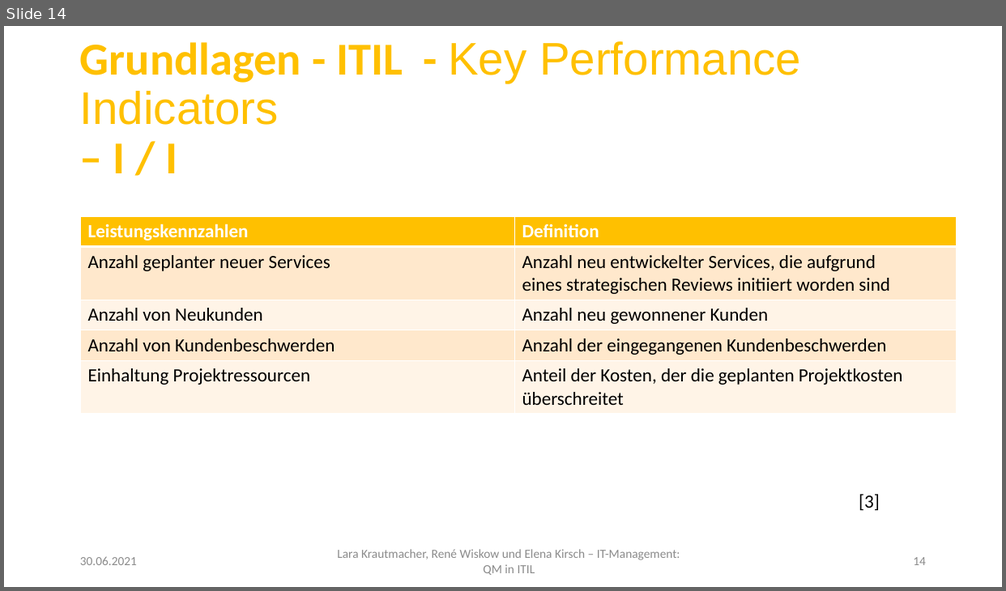
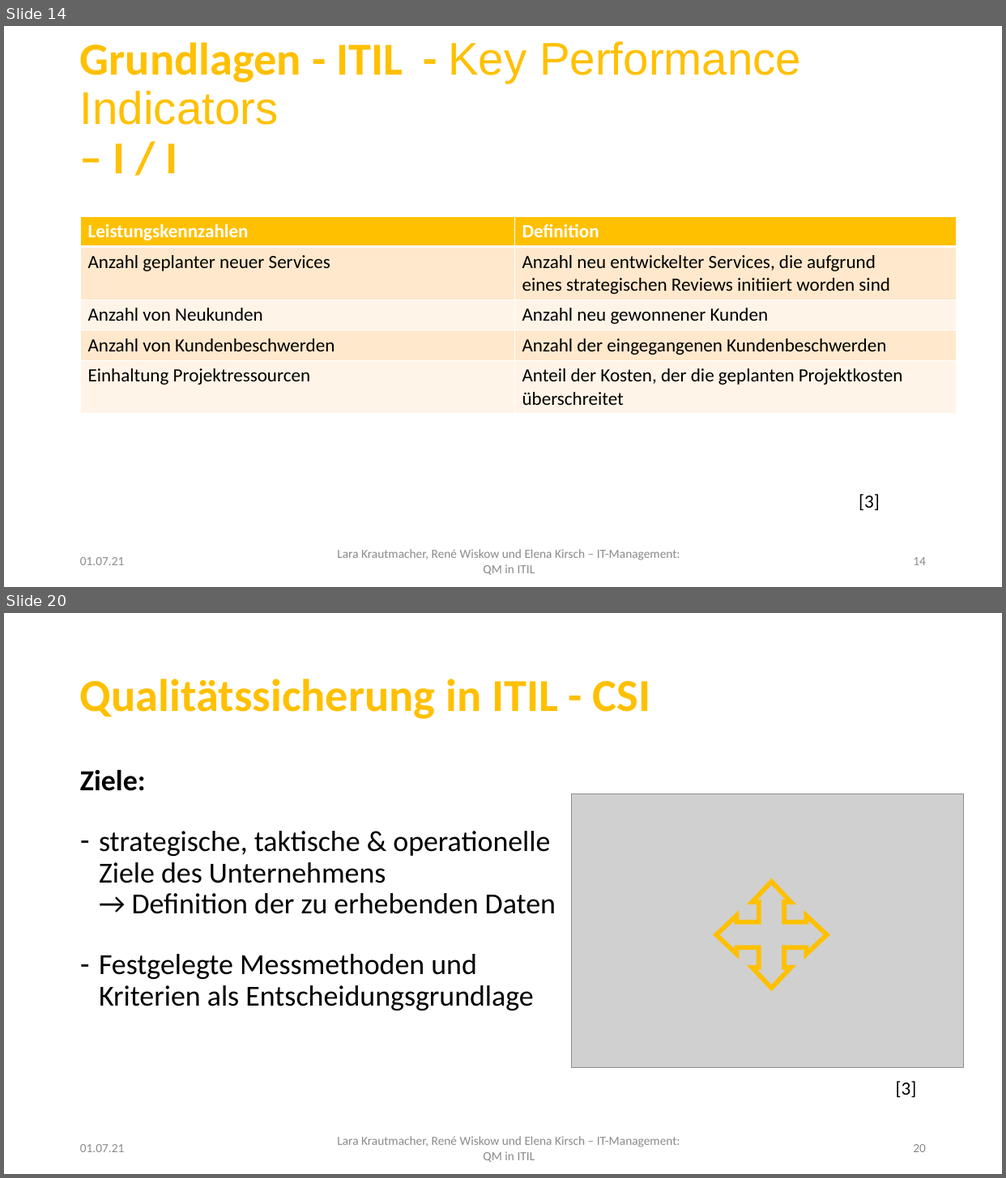
Before and after one commit to LaraKrauti/Qualitaetssicherung, a slide deck: LaraKrautmacher_RenéWiskow_ElenaKirsch_ITManagement.pptx. Shown one above the other, each under a label of ours: slide 14 before the commit, slides 14 and 20 after it; the slides between them are not shown. The pictures are 1006x591 and 1006x1178 pixels, drawn with LibreOffice and Linux fonts; fonts in the diff are those of the drawing; grey boxes stand for pictures; background and template pictures are left out. Boxes give left, top, right and bottom in pixels: in the first picture for what was removed or moved away, otherwise in the second. Text is boxed around its words. In the diff, an @@ line names an element or a change of style, - is before the commit and + after.

Commit message:
Folien Qualitätssicherung Theorie und Praxis

```diff
--- a/LaraKrautmacher_RenéWiskow_ElenaKirsch_ITManagement.pptx
+++ b/LaraKrautmacher_RenéWiskow_ElenaKirsch_ITManagement.pptx
@@ slide 20 added at <box>4,613,1002,1174</box>, background #FFFFFF; not listed: 1 template element that a slide beside it also shows @@
@@ title added at <box>80,679,651,719</box>, 44 pt, text #FFC000, bold @@
+Qualitätssicherung in ITIL - CSI
@@ text added at <box>80,769,556,1011</box>, 28 pt, text #000000 @@
+Ziele:
+– strategische, taktische & operationelle Ziele des Unternehmens
+  → Definition der zu erhebenden Daten
+– Festgelegte Messmethoden und Kriterien als Entscheidungsgrundlage
@@ picture added at <box>572,794,963,1067</box> @@
@@ quad arrow added at <box>717,882,828,988</box>, outline #FFC000 4.5 pt @@
@@ text added at <box>896,1081,917,1097</box>, 18 pt, text #000000 @@
+[3]
@@ text added at <box>80,1144,124,1152</box>, 12 pt, text #8C8C8C @@
+01.07.21
@@ page number added at <box>913,1144,926,1152</box>, 12 pt, text #8C8C8C @@
+20
@@ slide 14 changed as well @@
@@ text at <box>80,557,124,565</box>: text changed @@
-30.06.2021
+01.07.21
```
Also in this commit, not shown: 30 other slides changed, 21 other slides added, 1 slide removed, 10 other files.
